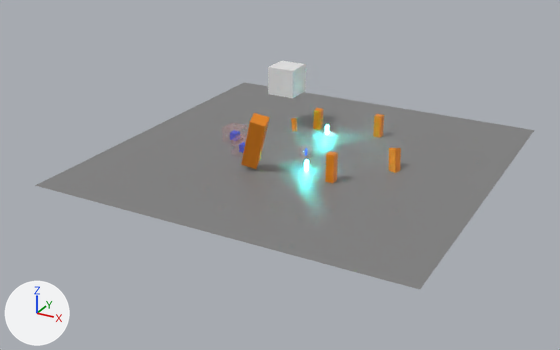
Two versions of the glTF model assets/models/World.glb, one commit apart.
Before and after are seen from a camera (50 mm lens) standing at (82.3, -163.4, 74.7) and looking at (-3.8, -6.8, -3.6). Arrows for +X, +Y and +Z are at lower left; the lights stay in place. Objects named as collision shapes, trigger or cutter boxes, shadow casters or lower levels of detail are left out. Where no turn or scale is listed for an object, it has been applied to the vertices.

In view in the first picture: 'Cube', 'Ground', 'Health_Pickup_geometry.001', 'Pillar_geometry', 'Pillar_geometry.001', 'Pillar_geometry.002', 'Pillar_geometry.003', 'Pillar_geometry.005', 'container_sensor', 'container_sensor.001', 'player_sensor'.
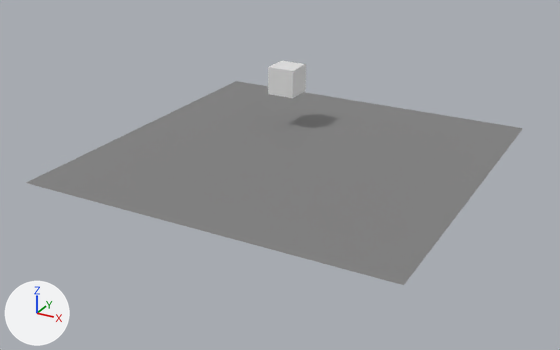
ob_pillar_004 is not drawn itself; it is the parent of ob_pillar_geometry_003, ob_pillar_components_003, ob_pillar_collider_003.

Edits to the scene script, one JSON object a line:
```json
{"op": "remove", "block": "ob_container_sensor", "code": ["ob_container_sensor = bpy.data.objects.new('container_sensor', me_cube_003)", "ob_container_sensor.parent = ob_container_001", "ob_container_sensor.location = (0.0, 0.0, -0.102)", "ob_container_sensor.scale = (1.12, 1.12, 1.12)"]}
{"op": "set", "path": "ob_ground.location", "old": "(0.0, 0.0, 0.0)", "new": "(-3.1, 0.0, 0.0)"}
{"op": "remove", "block": "ob_pillar_geometry", "code": ["ob_pillar_geometry = bpy.data.objects.new('Pillar_geometry', me_cube_009)", "ob_pillar_geometry.parent = ob_pillar_001", "ob_pillar_geometry.location = (0.0, 0.0, 0.0)"]}
{"op": "remove", "block": "ob_pillar_geometry_001", "code": ["ob_pillar_geometry_001 = bpy.data.objects.new('Pillar_geometry.001', me_cube_009)", "ob_pillar_geometry_001.parent = ob_pillar_002", "ob_pillar_geometry_001.location = (0.0, 0.0, 0.0)"]}
{"op": "remove", "block": "ob_player_sensor", "code": ["ob_player_sensor = bpy.data.objects.new('player_sensor', me_roundcube_003)", "ob_player_sensor.location = (0.0, 0.0, 1.0)"]}
{"op": "remove", "block": "ob_health_pickup_geometry", "code": ["ob_health_pickup_geometry = bpy.data.objects.new('Health_Pickup_geometry', me_roundcube)", "ob_health_pickup_geometry.parent = ob_health_pickup_001", "ob_health_pickup_geometry.location = (0.0, 0.0, 0.0)"]}
{"op": "remove", "block": "ob_health_pickup_geometry_001", "code": ["ob_health_pickup_geometry_001 = bpy.data.objects.new('Health_Pickup_geometry.001', me_roundcube)", "ob_health_pickup_geometry_001.parent = ob_health_pickup_002", "ob_health_pickup_geometry_001.location = (0.0, 0.0, 0.0)"]}
{"op": "remove", "block": "ob_container_sensor_001", "code": ["ob_container_sensor_001 = bpy.data.objects.new('container_sensor.001', me_cube_003)", "ob_container_sensor_001.parent = ob_container_002", "ob_container_sensor_001.location = (0.0, 0.0, -0.102)", "ob_container_sensor_001.scale = (1.12, 1.12, 1.12)"]}
{"op": "remove", "block": "ob_pillar_geometry_002", "code": ["ob_pillar_geometry_002 = bpy.data.objects.new('Pillar_geometry.002', me_cube_009)", "ob_pillar_geometry_002.parent = ob_pillar_003", "ob_pillar_geometry_002.location = (0.0, 0.0, 0.0)"]}
{"op": "set", "path": "ob_pillar_004.location", "old": "(-6.338, 19.35, -1.162)", "new": "(-9.397, 19.35, -1.162)"}
{"op": "remove", "block": "ob_pillar_geometry_003", "code": ["ob_pillar_geometry_003 = bpy.data.objects.new('Pillar_geometry.003', me_cube_009)", "ob_pillar_geometry_003.parent = ob_pillar_004", "ob_pillar_geometry_003.location = (0.0, 0.0, 0.0)"]}
{"op": "remove", "block": "ob_pillar_geometry_004", "code": ["ob_pillar_geometry_004 = bpy.data.objects.new('Pillar_geometry.004', me_cube_009)", "ob_pillar_geometry_004.parent = ob_pillar_005", "ob_pillar_geometry_004.location = (0.0, 0.0, 0.0)"]}
{"op": "remove", "block": "ob_pillar_geometry_005", "code": ["ob_pillar_geometry_005 = bpy.data.objects.new('Pillar_geometry.005', me_cube_009)", "ob_pillar_geometry_005.parent = ob_pillar_056", "ob_pillar_geometry_005.location = (0.0, 0.0, 0.0)"]}
```

Boxes [x1, y1, x2, y2] around the edits, measured in the pictures (560 x 350 px):
```json
{"object": "Ground", "change": "moved", "before": [35, 82, 534, 289], "after": [26, 81, 523, 285]}
{"object": "Pillar_geometry.005", "change": "deleted", "before": [241, 113, 270, 169]}
{"object": "container_sensor.001", "change": "deleted", "before": [222, 123, 248, 143]}
{"object": "Pillar_geometry.001", "change": "deleted", "before": [325, 151, 338, 183]}
{"object": "container_sensor", "change": "deleted", "before": [231, 134, 247, 157]}
{"object": "Pillar_geometry", "change": "deleted", "before": [389, 148, 401, 173]}
{"object": "Pillar_geometry.002", "change": "deleted", "before": [373, 114, 384, 138]}
{"object": "Pillar_geometry.003", "change": "deleted", "before": [313, 108, 323, 130]}
{"object": "player_sensor", "change": "deleted", "before": [299, 145, 313, 158]}
{"object": "Pillar_geometry.004", "change": "deleted", "before": [291, 118, 298, 132]}
{"object": "Health_Pickup_geometry", "change": "deleted", "before": [305, 160, 309, 171]}
```
